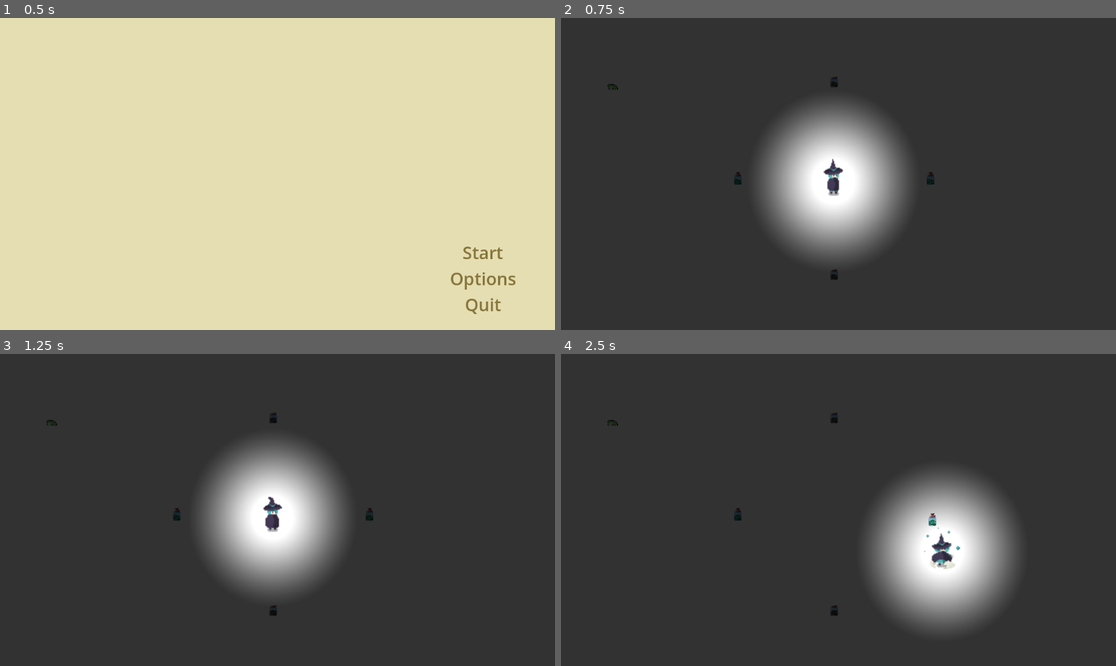
Above: before the commit, frames 1-4 (two rows, left to right).
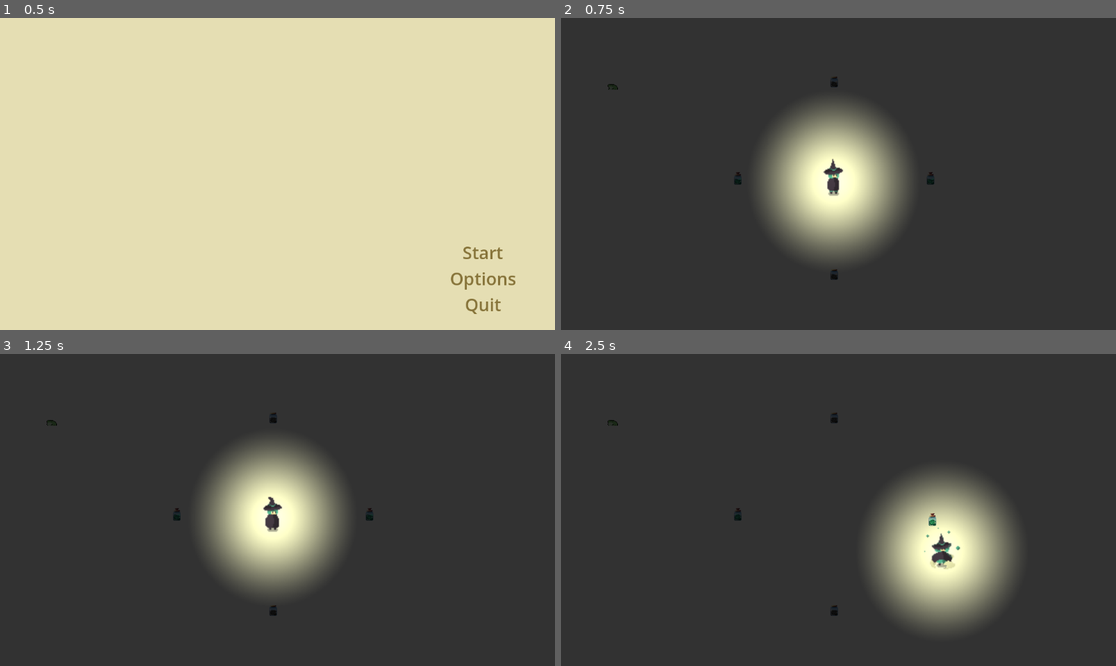
Above: after the commit, the same moments.

Repository: AnthonyDrow21/PSGameJam2024-2
Game: Godot game, scene res://Menus/MainMenu.tscn
Same seed, same stepped clock (60 frames per second), same inputs: the game is played once before the commit and once after it. Sound files missing from this copy of the repository are replaced by a short silence.
Inputs:
- Up to frame 1 (0.5 s): no input
- Up to frame 2 (0.75 s): click "Start" at 0.5 s
- Up to frame 3 (1.25 s): no input
- Up to frame 4 (2.5 s): hold Right (ui_right) 1.28-2.03 s; tap Space (ui_select) at 1.52, 2.27 s; hold Down (ui_down) from 2.03 s (still down)

Frame 1 is identical in both runs. In frame 2, 5.3% of the frame differs, in the area x 39-59%, y 34-71%; in frame 3, 5.1%; in frame 4, 5.3%.

Commit message:
Update player light color

Diff:
--- a/Player.tscn
+++ b/Player.tscn
@@ -255,6 +255,7 @@
 visibility_layer = 2
 position = Vector2(-1, 3)
 scale = Vector2(1.89062, 1.99219)
+color = Color(0.999998, 0.998362, 0.732826, 1)
 range_item_cull_mask = 2
 texture = SubResource("GradientTexture2D_jc807")
 height = 20.0
